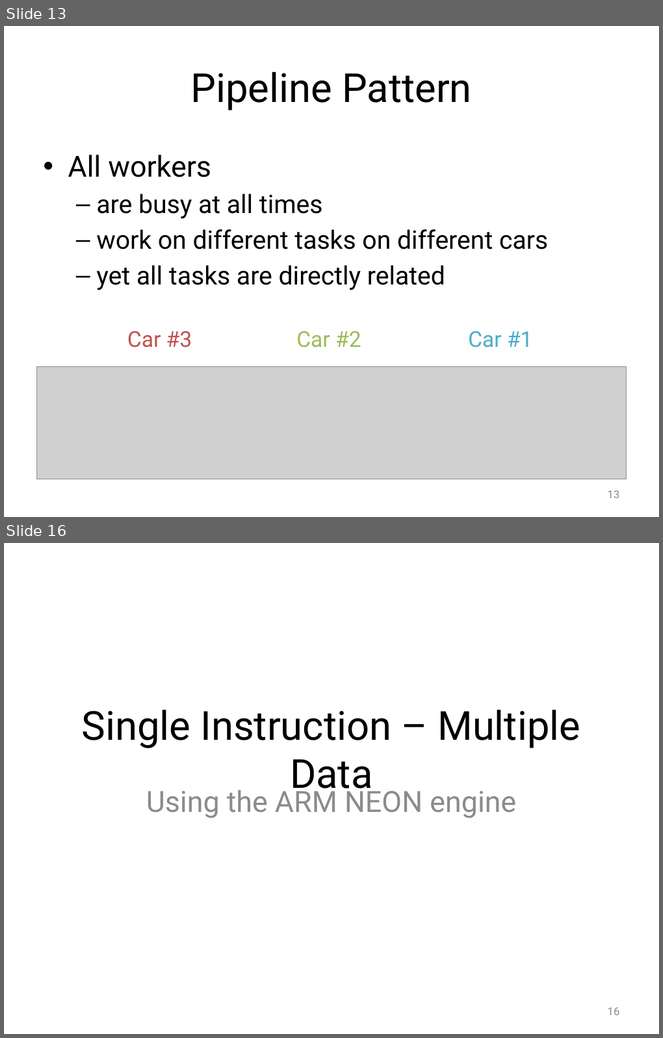
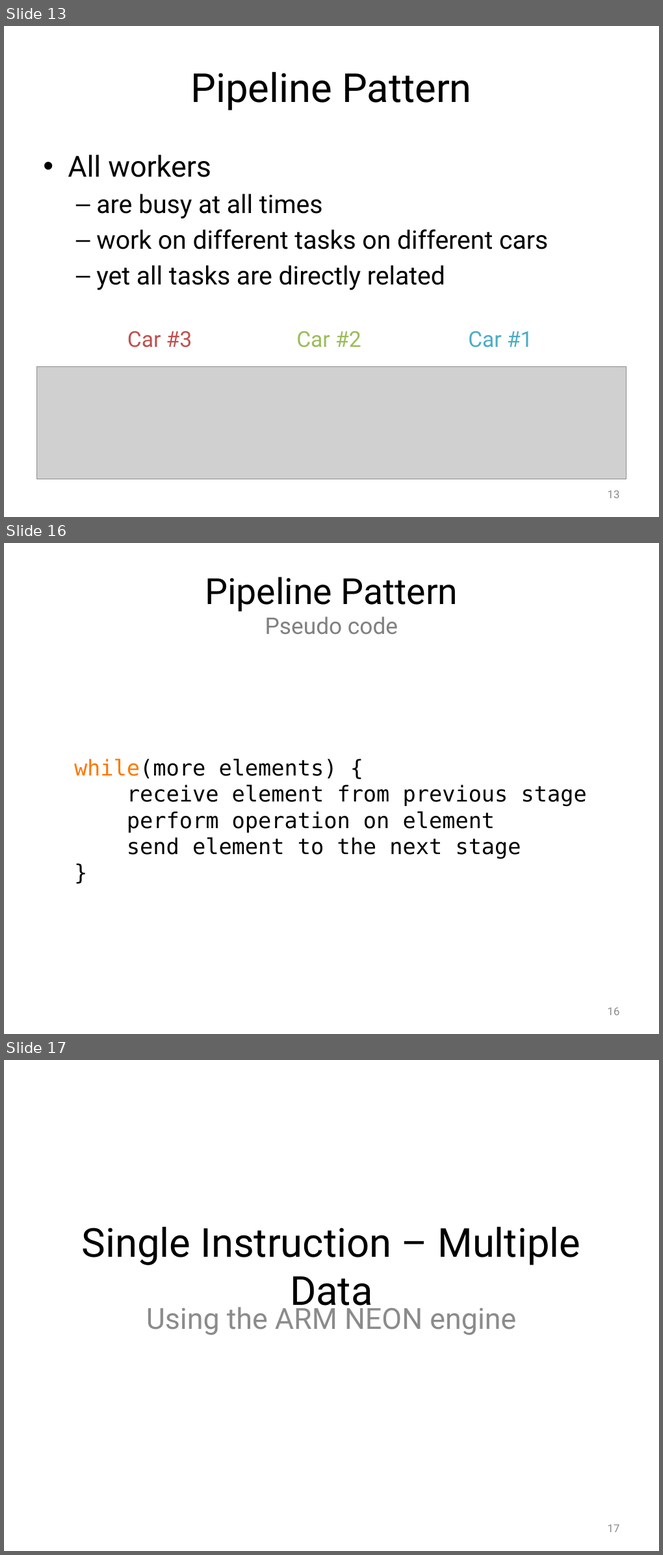
Before and after one commit to Jule/aw1, a slide deck: Praese/Presentation1.pptx. Shown one above the other, each under a label of ours: slides 13 and 16 before the commit, slides 13, 16 and 17 after it; the slides between them are not shown. The pictures are 663x1038 and 663x1555 pixels, drawn with LibreOffice and Linux fonts; fonts in the diff are those of the drawing; grey boxes stand for pictures; background and template pictures are left out. Boxes give left, top, right and bottom in pixels: in the first picture for what was removed or moved away, otherwise in the second. Text is boxed around its words. In the diff, an @@ line names an element or a change of style, - is before the commit and + after.

Commit message:
Add pseudocode for pipeline pattern

```diff
--- a/Praese/Presentation1.pptx
+++ b/Praese/Presentation1.pptx
@@ slide 16 added at (x1=4, y1=543, x2=659, y2=1034), background picture (left out) @@
@@ title added at (x1=205, y1=577, x2=458, y2=635), 39.6 pt, text #000000 @@
+Pipeline Pattern
+Pseudo code
@@ text added at (x1=74, y1=759, x2=587, y2=859), 24 pt, text #000000 @@
+while(more elements) {
+receive element from previous stage
+perform operation on element
+send element to the next stage
+}
@@ page number added at (x1=608, y1=1008, x2=620, y2=1016), 12 pt, text #8C8C8C @@
+16
@@ what was slide 16 is now slide 17 @@
@@ page number at (x1=608, y1=1525, x2=620, y2=1533): text changed @@
-16
+17
```
Also in this commit, not shown: 2 slides changed.
